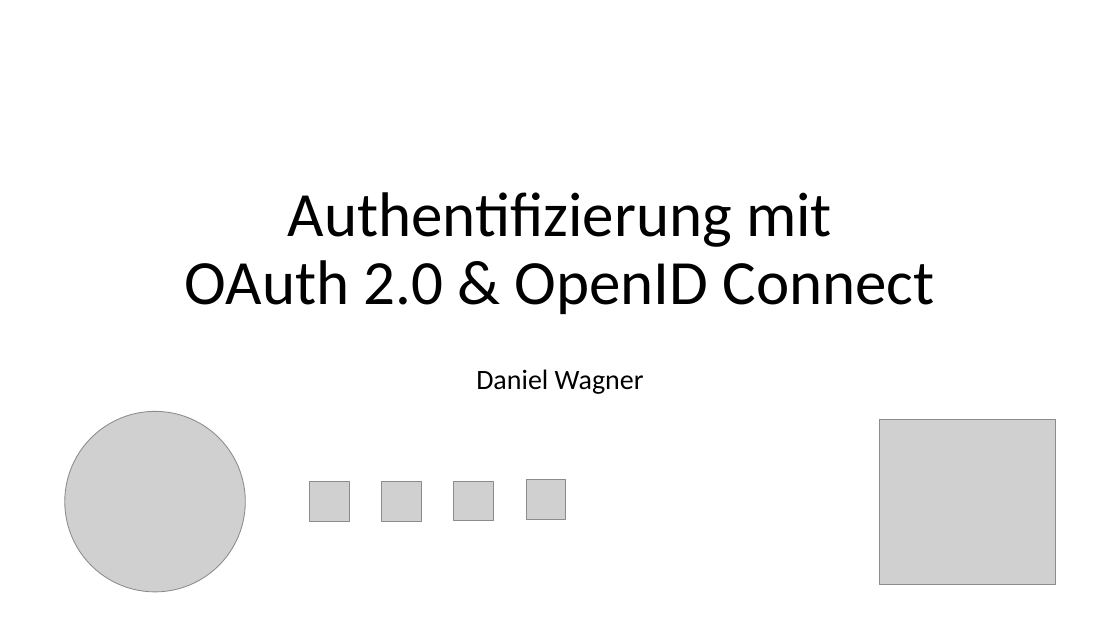
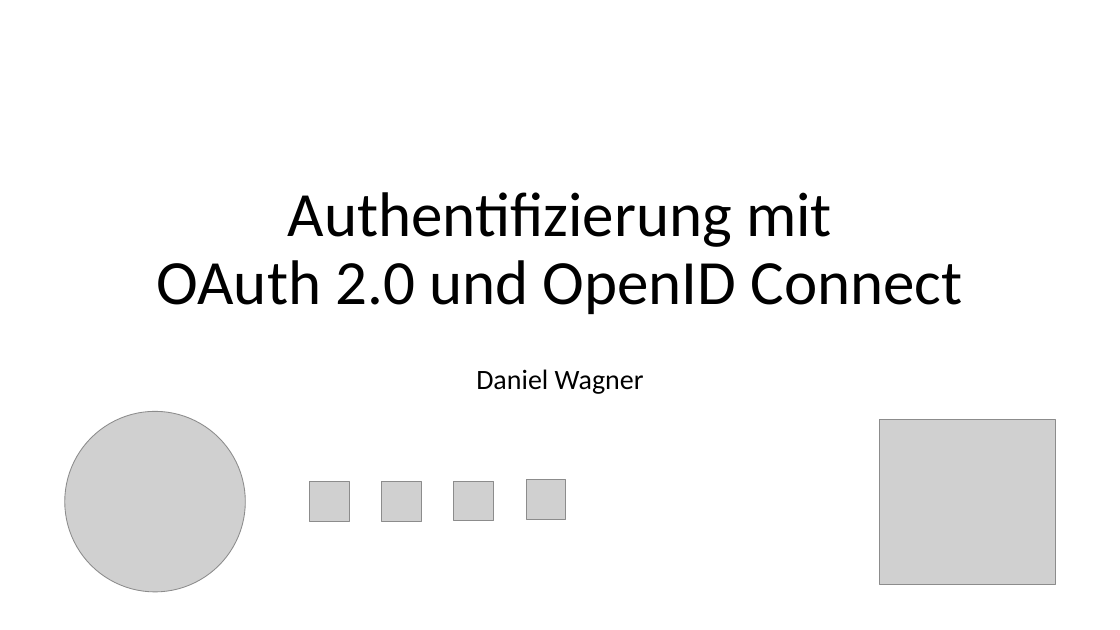
Before and after one commit to danielwagn3r/openid-workshop, a slide deck: slide 1 of OpenID Connect und OAuth.pptx. Drawn at 1120x630 pixels with LibreOffice and Linux fonts; fonts in the diff are those of the drawing; grey boxes stand for pictures. Boxes give left, top, right and bottom in pixels: in the first picture for what was removed or moved away, otherwise in the second. Text is boxed around its words. In the diff, an @@ line names an element or a change of style, - is before the commit and + after.

```diff
--- a/OpenID Connect und OAuth.pptx
+++ b/OpenID Connect und OAuth.pptx
@@ title at [157, 192, 963, 314]: text changed @@
-Authentifizierung mit
-OAuth 2.0 & OpenID Connect
+Authentifizierung mit
+OAuth 2.0 und OpenID Connect
```
Also in this commit, not shown: 2 other slides changed, 2 slides added, 1 slide removed.
